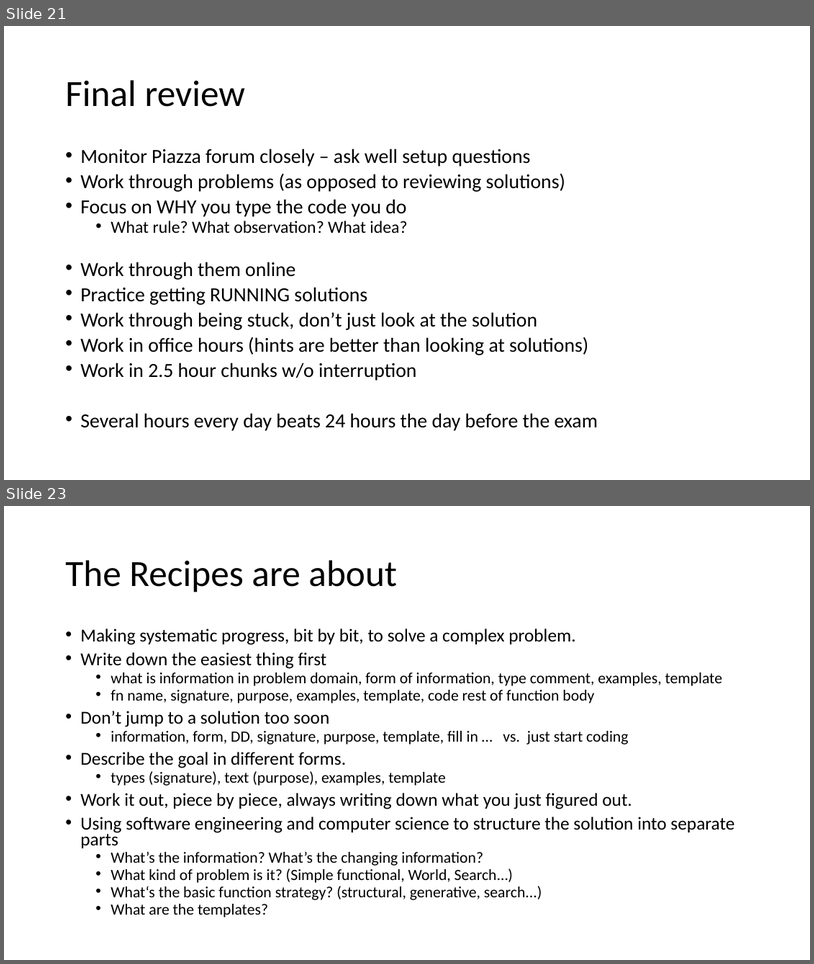
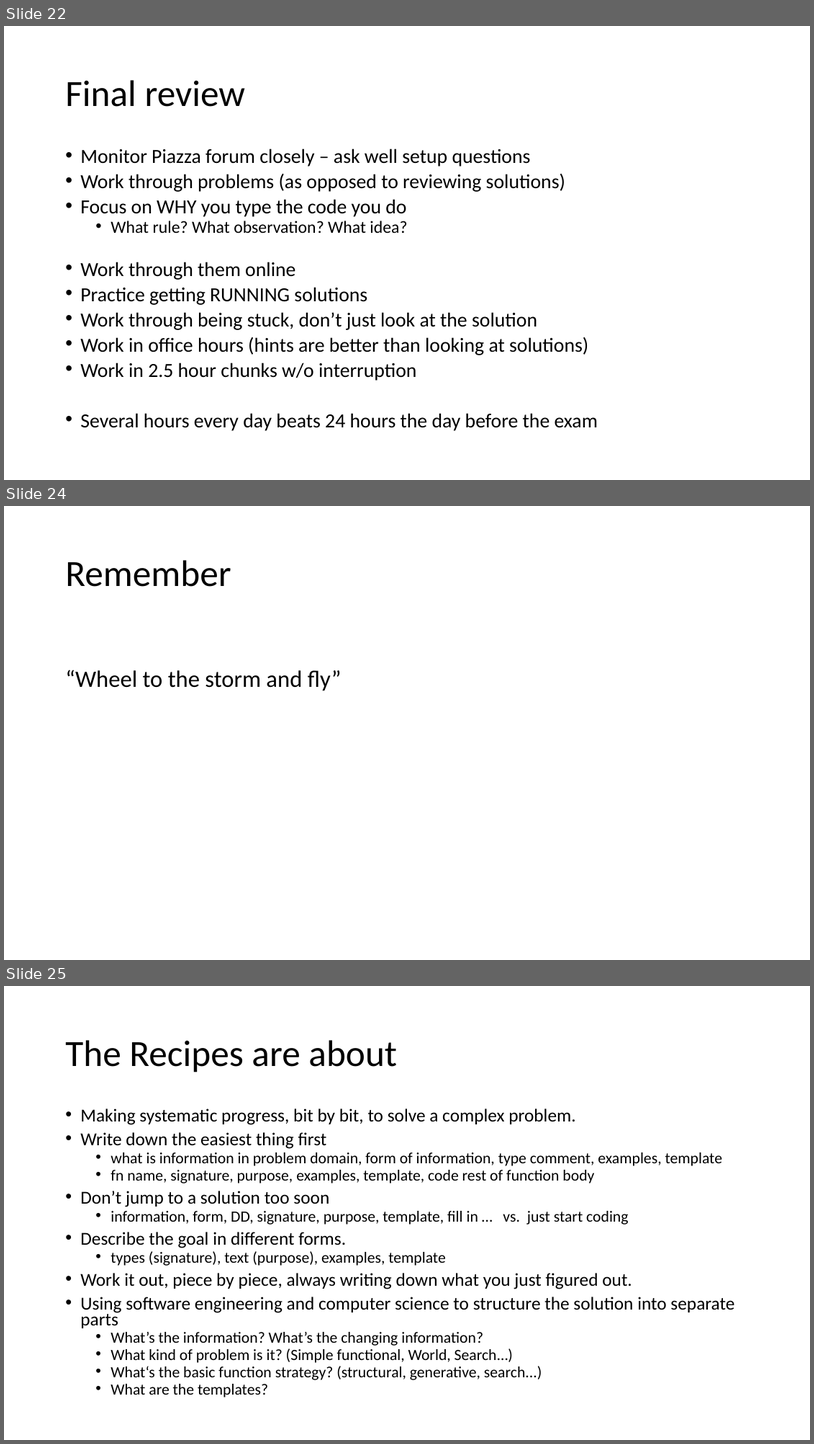
Before and after one commit to GregorKiczales/spd-materials, a slide deck: instructor/l23/lec23-wrap.pptx. Shown one above the other, each under a label of ours: slides 21 and 23 before the commit, slides 22, 24 and 25 after it; the slides between them are not shown. The pictures are 814x964 and 814x1444 pixels, drawn with LibreOffice and Linux fonts; fonts in the diff are those of the drawing. Boxes give left, top, right and bottom in pixels: in the first picture for what was removed or moved away, otherwise in the second. Text is boxed around its words. In the diff, an @@ line names an element or a change of style, - is before the commit and + after.

```diff
--- a/instructor/l23/lec23-wrap.pptx
+++ b/instructor/l23/lec23-wrap.pptx
@@ slide 24 added at [4,506,810,960], background #FFFFFF @@
@@ title added at [65,560,231,587], 44 pt, text #000000 @@
+Remember
@@ text added at [65,669,342,691], 28 pt, text #000000 @@
+“Wheel to the storm and fly”
@@ what was slide 21 is now slide 22 @@
@@ what was slide 23 is now slide 25 @@
```
Also in this commit, not shown: 5 slides changed, 1 other slide added, 7 other files.
